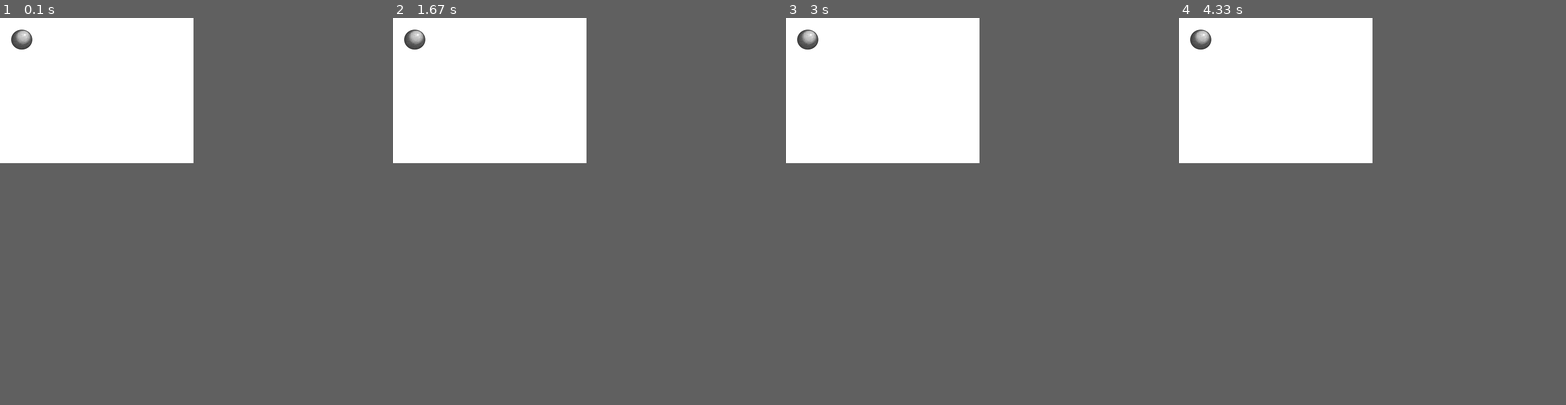
Above: before the commit, frames 1-4 (left to right).
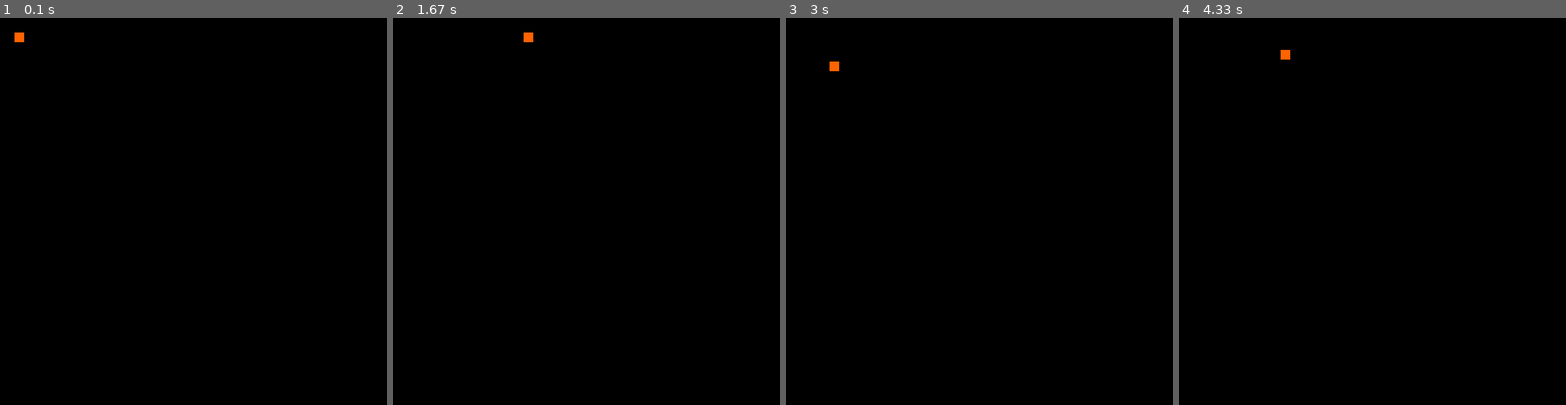
Above: after the commit, the same moments.

Repository: kieranjmartin/pygamexplore
Game: pygame game, started from ball.py
Same seed, same stepped clock (60 frames per second), same inputs: the game is played once before the commit and once after it.
Inputs:
- Up to frame 1 (0.1 s): no input
- Up to frame 2 (1.67 s): hold Right 0.33-0.8 s; hold Right 1.17-1.63 s
- Up to frame 3 (3 s): hold Left 1.67-2.2 s; hold Down 2.23-2.53 s; hold Left 2.57-2.97 s
- Up to frame 4 (4.33 s): hold Up 3-3.37 s; hold Right 3.4-4.03 s; hold Down from 4.07 s (still down)
The window is 400x300 before the commit and 800x800 after it. Grey fills any space a smaller window leaves; there, only what the larger window draws over its background counts as a difference.

The runs differ from the first frame. In frame 1, 19% of the frame differs, in the area x 0-50%, y 0-38%; in frame 2, 19%; in frame 3, 19%; in frame 4, 19%.

Commit message:
add tower defence code

Diff:
--- a/ball.py
+++ b/ball.py
@@ -11,10 +11,18 @@
                 _image_library[path] = image
         return image
 
+
+
 pygame.init()
-screen = pygame.display.set_mode((400, 300))
+max_x = 800
+max_y = 800
+screen = pygame.display.set_mode((max_x, max_y))
 done = False
 clock = pygame.time.Clock()
+x = 30
+y = 30
+mom = 'Still'
+snake_length = 10
 
 while not done:
         for event in pygame.event.get():
@@ -24,6 +32,25 @@
         screen.fill((255, 255, 255))
 
         screen.blit(get_image('images/ball.png'), (20, 20))
+        pressed = pygame.key.get_pressed()
+        if pressed[pygame.K_UP]: mom = 'N'
+        if pressed[pygame.K_DOWN]: mom = 'S'
+        if pressed[pygame.K_LEFT]: mom = 'W'
+        if pressed[pygame.K_RIGHT]: mom = 'E'
+        if mom == 'N':
+            y -= 3
+        if mom == 'S':
+            y += 3
+        if mom == 'E':
+            x += 3
+        if mom == 'W':
+            x -= 3
+        if pressed[pygame.K_ESCAPE]:
+            done = True
+        if x <= 0 or x >= max_x or y <= 0 or y >= max_y:
+            done = True
+        screen.fill((0, 0, 0))
+        pygame.draw.rect(screen, (255, 100, 0), pygame.Rect(x, y, 20, 20))
 
         pygame.display.flip()
         clock.tick(60)
--- a/tower.py
+++ b/tower.py
@@ -1,12 +1,25 @@
 class graphical_object:
-    def __init__(self, xloc, yloc):
+    def __init__(self, xloc, yloc,
+                 xsize, ysize):
         self.xloc = xloc
         self.yloc = yloc
+        self.xsize = xsize
+        self.ysize = ysize
+
+    def draw(self, screen):
+        import pygame
+        pygame.draw.rect(screen,
+                         self.color,
+                         pygame.Rect(self.xloc,
+                                     self.yloc,
+                                     self.xsize,
+                                     self.ysize))
 
 class tower(graphical_object):
     range = 10
     power = 1
     health = 1
+    color = (0, 128, 255)
 
     def shoot(self, targets):
         import math
@@ -16,9 +29,62 @@
                 choice.health = choice.health - self.power
                 if choice.health > 0:
                     targ_return.append(choice)
-        targ_return
+        return targ_return
 
-class attackers:
+class attackers(graphical_object):
     velocity = 1
     health = 10
     power = 1
+    color = (255, 100, 0)
+    def move(self, targets):
+        targ_return = []
+        if len(targets) == 0:
+            self.yloc = self.yloc + self.velocity
+        else:
+            for choice in targets:
+                if (choice.xloc <= self.xloc) and ((choice.xloc + choice.xsize) >= self.xloc) and (self.yloc >= choice.yloc) and self.yloc <= (choice.yloc + choice.ysize):
+                    choice.health = choice.health - self.power
+                else:
+                    self.yloc = self.yloc + self.velocity
+                if choice.health > 0:
+                    targ_return.append(choice)
+        return [self, targ_return]
+
+import pygame
+import numpy
+
+pygame.init()
+xmax = 800
+ymax = 600
+screen = pygame.display.set_mode((xmax, ymax))
+done = False
+towers = []
+listofattackers = []
+clock = pygame.time.Clock()
+
+while not done:
+        for event in pygame.event.get():
+                if event.type == pygame.QUIT:
+                        done = True
+                if  pygame.mouse.get_pressed()[0]:
+                    loc = pygame.mouse.get_pos()
+                    towers.append(tower(loc[0], loc[1],
+                                  20,20))
+                if len(listofattackers) < 10:
+                    rand_xloc = numpy.random.randint(xmax)
+                    listofattackers.append(attackers(rand_xloc, 0,
+                                                     20, 20))
+                for shooters in towers:
+                    listofattackers = shooters.shoot(listofattackers)
+                for army in listofattackers:
+                    newvalues = army.move(towers)
+                    army = newvalues[0]
+                    towers = newvalues[1]
+                screen.fill((0, 0, 0))
+                for instance in towers:
+                    instance.draw(screen)
+                for instance in listofattackers:
+                    instance.draw(screen)
+
+        pygame.display.flip()
+        clock.tick(60)
